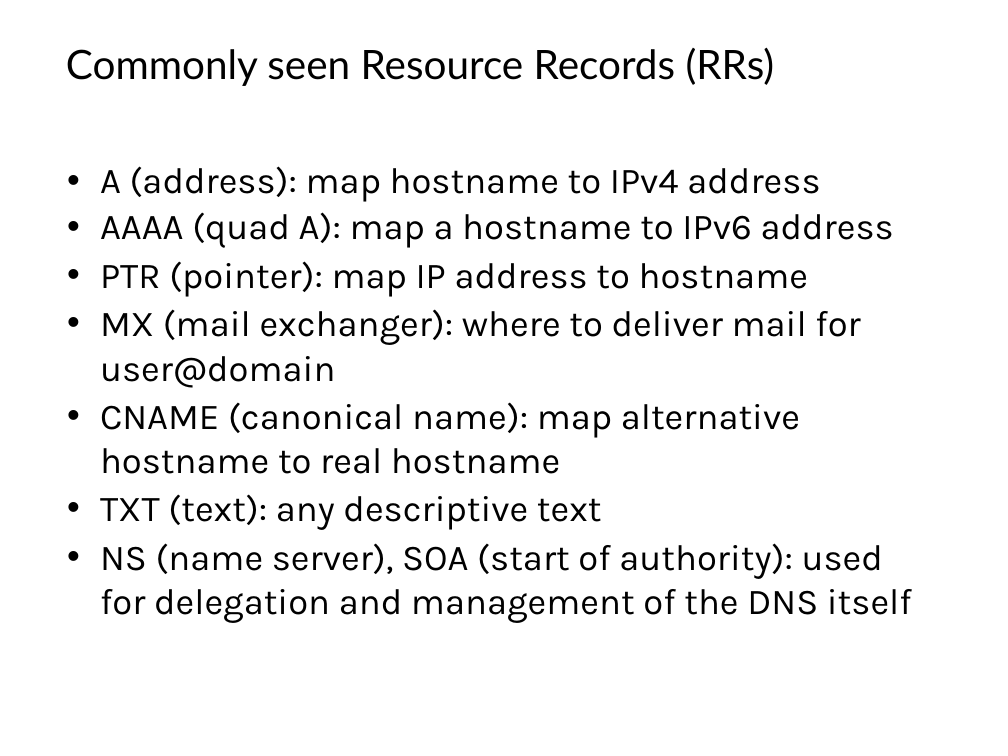
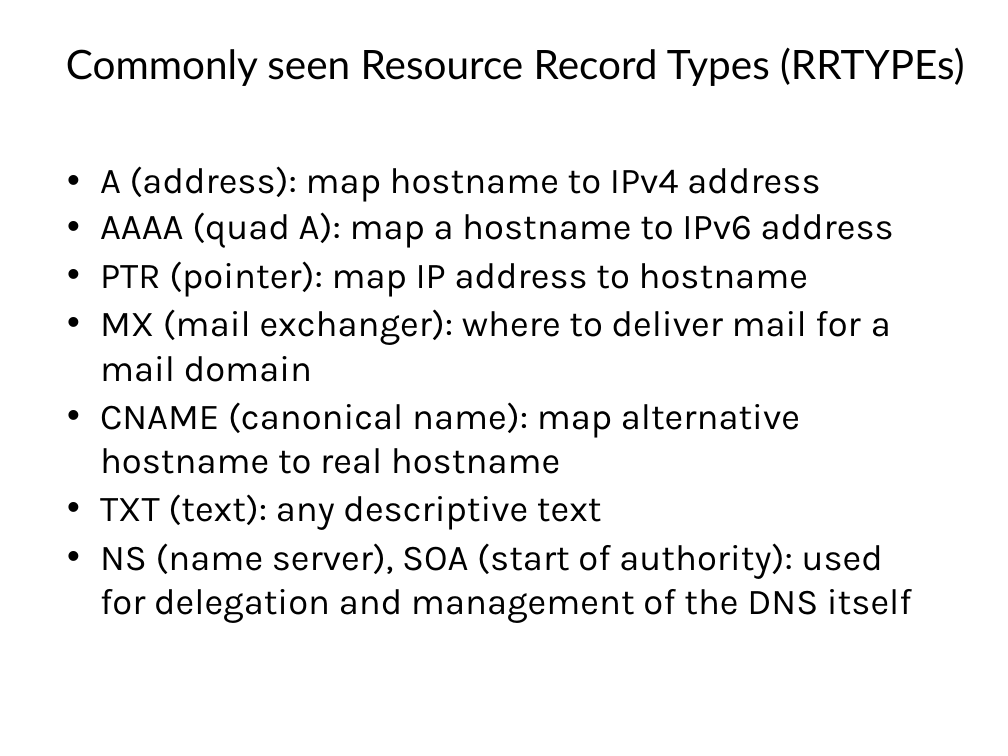
Before and after one commit to afnog/sse, a slide deck: slide 10 of dns/dns1-presentation.pptx. Drawn at 1008x756 pixels with LibreOffice and Linux fonts; fonts in the diff are those of the drawing; background and template pictures are left out. Boxes give left, top, right and bottom in pixels: in the first picture for what was removed or moved away, otherwise in the second. Text is boxed around its words. In the diff, an @@ line names an element or a change of style, - is before the commit and + after.

```diff
--- a/dns/dns1-presentation.pptx
+++ b/dns/dns1-presentation.pptx
@@ title at [66,47,965,86]: text changed @@
-Commonly seen Resource Records (RRs)
+Commonly seen Resource Record Types (RRTYPEs)
@@ text at [100,309,891,382]: text changed @@
-• MX (mail exchanger): where to deliver mail for user@domain
+• MX (mail exchanger): where to deliver mail for a mail domain
```
Also in this commit, not shown: 8 other slides changed, 4 other files.
